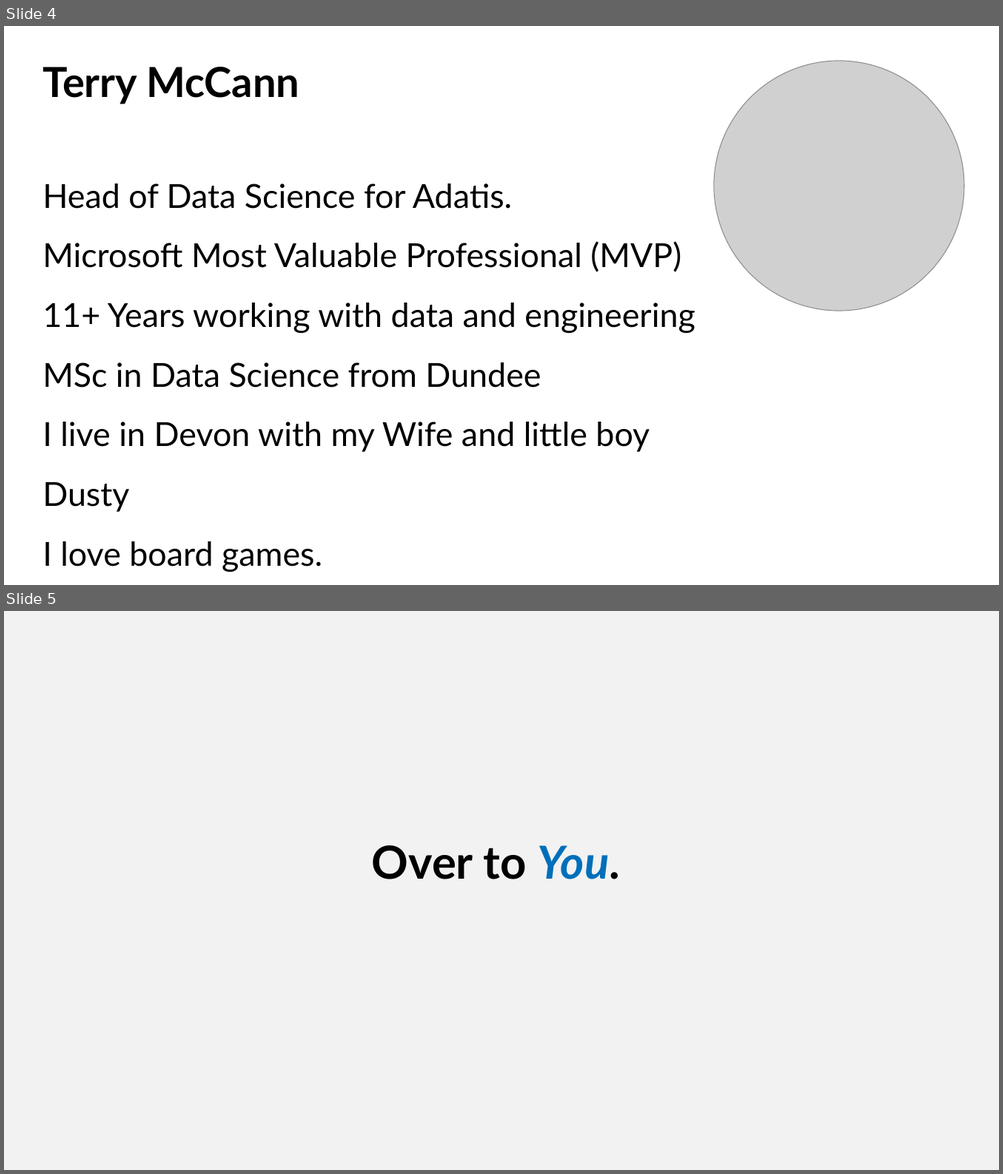
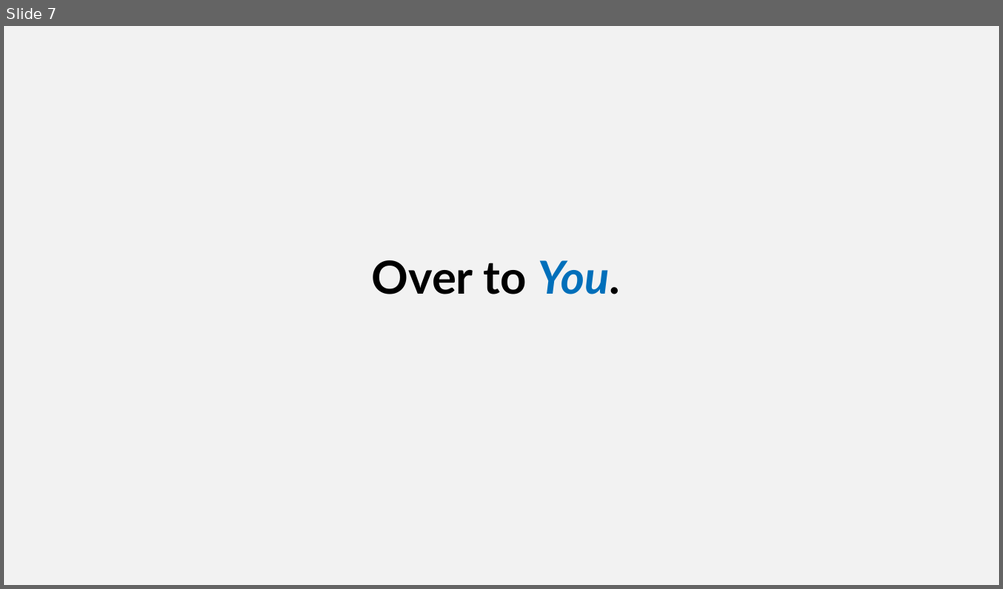
Before and after one commit to SQLShark/MachineLearningFromModelToProduction, a slide deck: Slides/M5 - An Introduction to Docker.pptx. Shown one above the other, each under a label of ours: slides 4 and 5 before the commit, slide 7 after it. The pictures are 1003x1174 and 1003x589 pixels, drawn with LibreOffice and Linux fonts; fonts in the diff are those of the drawing; grey boxes stand for pictures; background and template pictures are left out. Boxes give left, top, right and bottom in pixels: in the first picture for what was removed or moved away, otherwise in the second. Text is boxed around its words. In the diff, an @@ line names an element or a change of style, - is before the commit and + after.

```diff
--- a/Slides/M5 - An Introduction to Docker.pptx
+++ b/Slides/M5 - An Introduction to Docker.pptx
@@ slide 4 removed at [4,26,999,585], background picture (left out) @@
@@ picture removed at [679,27,998,346] @@
@@ text removed at [42,67,694,573] @@
-Terry McCann
-Head of Data Science for Adatis.
-Microsoft Most Valuable Professional (MVP)
-11+ Years working with data and engineering
-MSc in Data Science from Dundee
-I live in Devon with my Wife and little boy Dusty
-I love board games.
@@ what was slide 5 is now slide 7 @@
```
Also in this commit, not shown: 1 slide changed, 11 slides added, 5 other slides removed, 15 other files.
